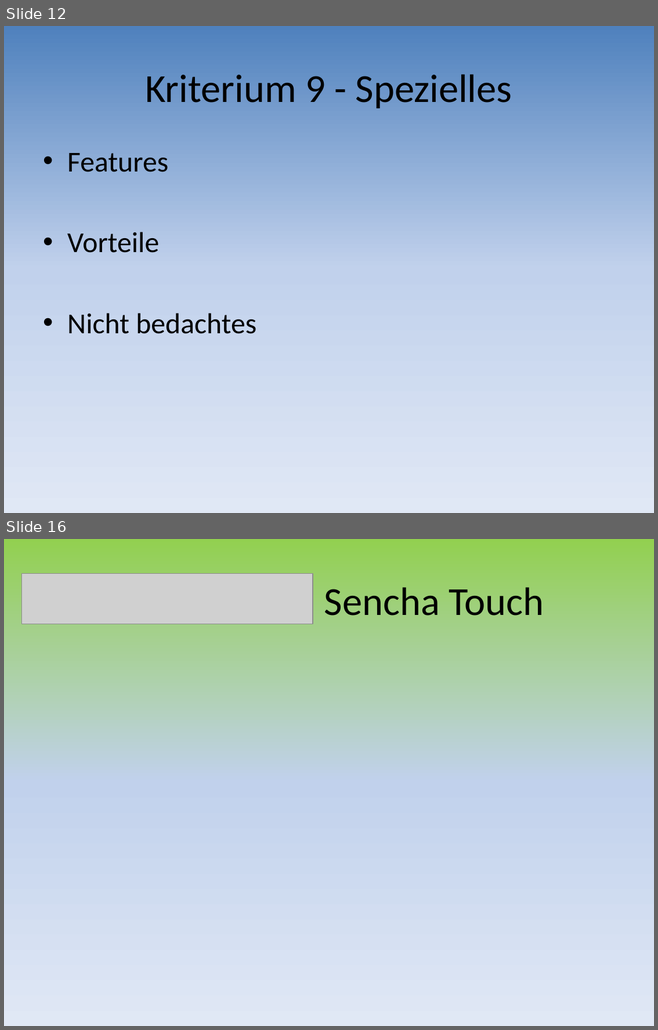
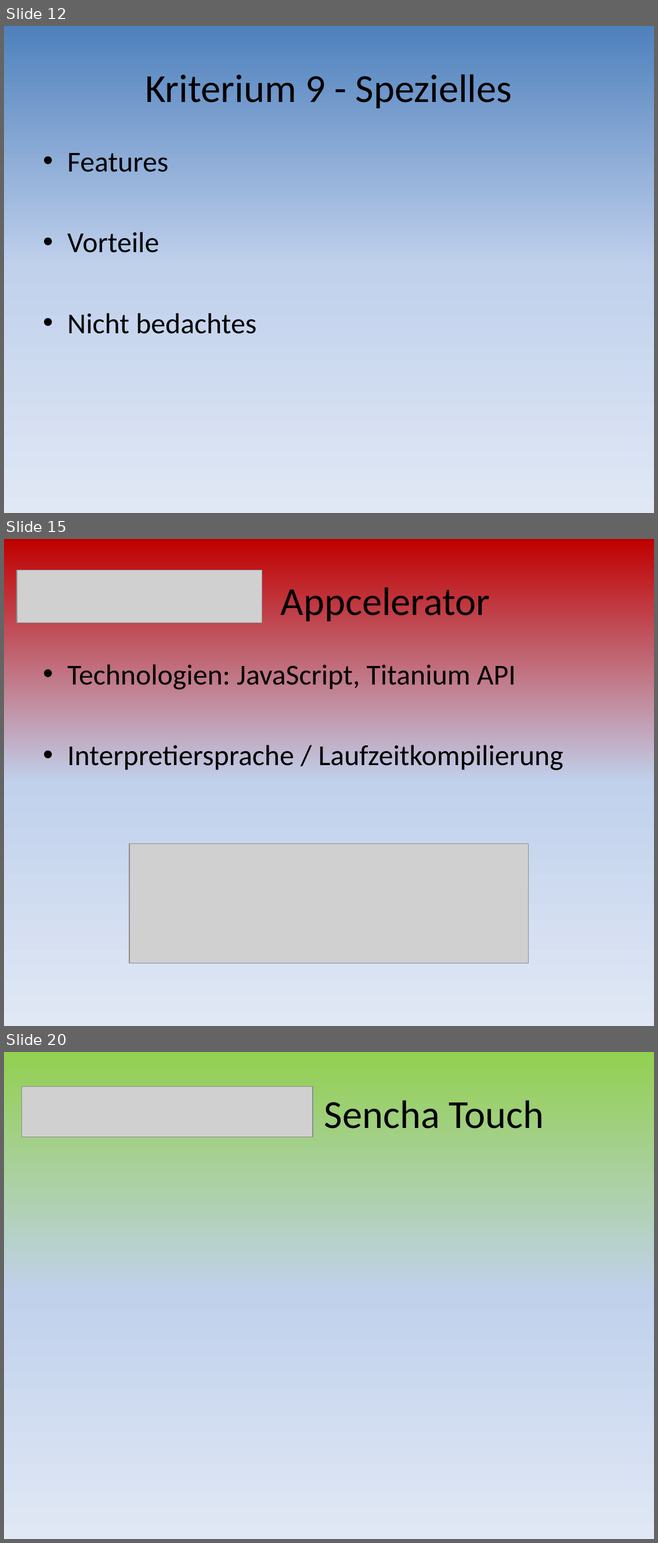
Before and after one commit to mtwords/hand-held, a slide deck: Documents/10_Frameworks_Presentation.pptx. Shown one above the other, each under a label of ours: slides 12 and 16 before the commit, slides 12, 15 and 20 after it; the slides between them are not shown. The pictures are 658x1030 and 658x1543 pixels, drawn with LibreOffice and Linux fonts; fonts in the diff are those of the drawing; grey boxes stand for pictures. Boxes give left, top, right and bottom in pixels: in the first picture for what was removed or moved away, otherwise in the second. Text is boxed around its words. In the diff, an @@ line names an element or a change of style, - is before the commit and + after.

```diff
--- a/Documents/10_Frameworks_Presentation.pptx
+++ b/Documents/10_Frameworks_Presentation.pptx
@@ slide 15 added at box(4, 539, 654, 1026), background gradient #C00000 to #C2D1ED to #E1E8F5 @@
@@ picture added at box(17, 570, 262, 624) @@
@@ title added at box(281, 587, 490, 621), 44 pt, text #000000 @@
+Appcelerator
@@ text added at box(67, 664, 563, 770), 32 pt, text #000000 @@
+• Technologien: JavaScript, Titanium API
+• Interpretiersprache / Laufzeitkompilierung
@@ picture added at box(129, 843, 528, 962) @@
@@ what was slide 16 is now slide 20 @@
```
Also in this commit, not shown: 2 slides changed, 4 other slides added, 1 slide removed, 1 other file.
